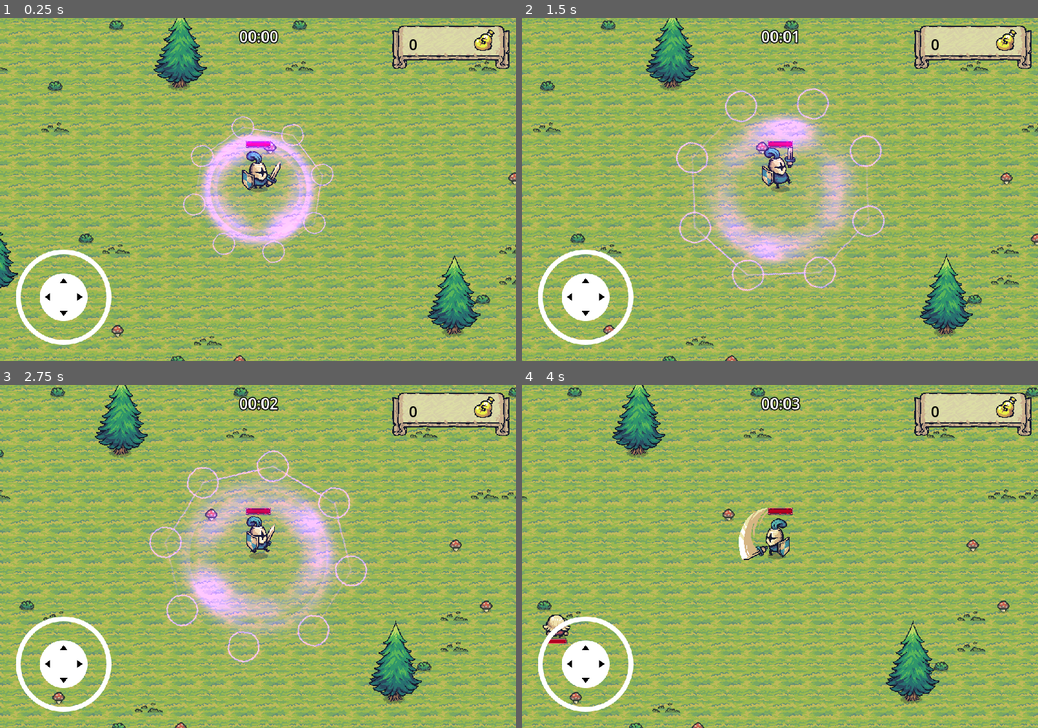
Above: before the commit, frames 1-4 (two rows, left to right).
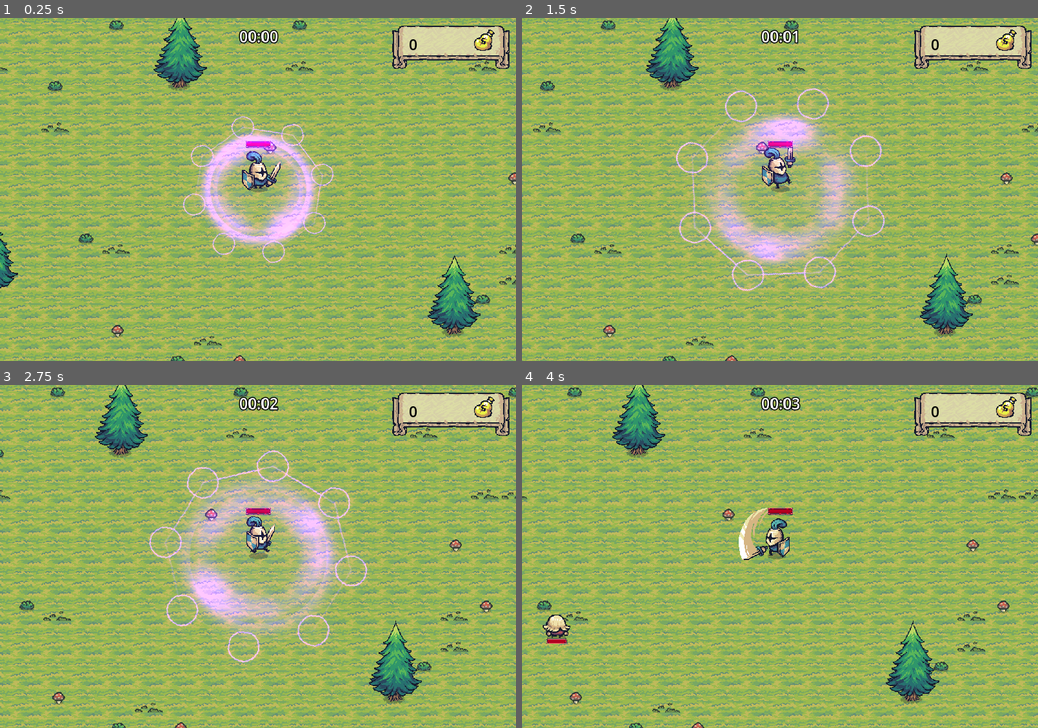
Above: after the commit, the same moments.

Repository: bluejynz/survivallike-godot
Game: Godot game, scene res://scenes/main_scene.tscn
Two runs of this game, one before a commit and one after it. Both use one fixed random seed, a clock stepped at 60 frames per second and the inputs below.
Inputs (mouse positions are in pixels of both pictures, inside the frame that each line leads up to):
- Up to frame 1 (0.25 s): no input
- Up to frame 2 (1.5 s): move the mouse to (893, 172) at 0.52 s; hold D (move_right) 0.53-1.25 s; click (893, 172) at 0.6 s; drag from (676, 206) to (780, 175) at 1.27 s
- Up to frame 3 (2.75 s): move the mouse to (309, 481) at 2.02 s; hold D (move_right) from 2.03 s (still down); click (309, 481) at 2.1 s
- Up to frame 4 (4 s): release D (move_right) at 2.75 s; drag from (754, 625) to (780, 539) at 2.77 s; move the mouse to (934, 607) at 3.52 s; hold A (move_left) from 3.53 s (still down); click (934, 607) at 3.6 s

The runs differ from the first frame. In frame 1, 1.8% of the frame differs, in the area x 3-22%, y 67-96%; in frame 2, 1.8%; in frame 3, 1.8%; in frame 4, 1.8%.

Commit message:
fix: uncomment joystick line

Diff:
--- a/game_manager.gd
+++ b/game_manager.gd
@@ -48,4 +48,4 @@
 		ProjectSettings.set_setting("input_devices/pointing/emulate_mouse_from_touch", true)
 	else:
 		ProjectSettings.set_setting("input_devices/pointing/emulate_mouse_from_touch", false)
-		#joystick.queue_free()
+		joystick.queue_free()
